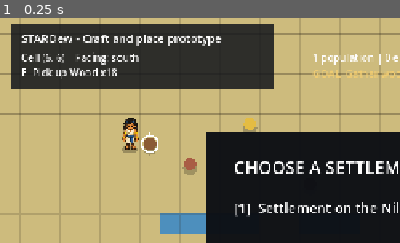
Above: before the commit, frame 1.
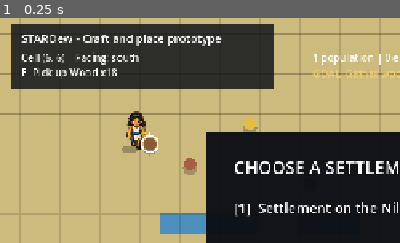
Above: after the commit, the same moment.

Repository: danisanchezcrespo/stardew
Game: Godot game, scene res://main.tscn
Two runs of this game, one before a commit and one after it. Both use one fixed random seed, a clock stepped at 60 frames per second and the inputs below.
Inputs:
- Up to frame 1 (0.25 s): no input
The pictures show only the part of the screen within x 0-50%, y 1-51%; the shares and areas given below are measured in that part.

The runs differ from the first frame. In frame 1, 0.7% of the frame differs, in the area x 30-37%, y 41-59%.

Commit message:
Upgrade hero to eight-frame walk cycle

Diff:
--- a/godot/player/player_controller.gd
+++ b/godot/player/player_controller.gd
@@ -2,10 +2,13 @@
 extends CharacterBody2D
 
 const InputDefaultsType = preload("res://input/input_defaults.gd")
-const CHARACTER_TEXTURE = preload("res://assets/generated/character/egyptian_worker_sheet.png")
+const CHARACTER_TEXTURE = preload("res://assets/generated/character/egyptian_worker_8frame_sheet.png")
 
 const WALK_SPEED_PX := 128.0
 const COLLISION_RADIUS_PX := 10.0
+const WALK_FRAME_COUNT := 8
+const WALK_FRAME_RATE := 8.0
+const FRAME_SIZE := Vector2(64, 80)
 
 var facing := "south"
 var movement_enabled := true
@@ -52,15 +55,18 @@
 func _draw() -> void:
 	_draw_shadow_ellipse(Vector2(0, 9), Vector2(13, 6), Color(0.0, 0.0, 0.0, 0.25))
 	var row := {"south": 0, "west": 1, "east": 2, "north": 3}.get(facing, 0) as int
-	var column := 0
-	if not velocity.is_zero_approx():
-		var walk_cycle: Array[int] = [1, 2, 3, 2]
-		column = walk_cycle[int(animation_time * 7.0) % walk_cycle.size()]
+	var column := current_animation_frame()
 	draw_texture_rect_region(
 		CHARACTER_TEXTURE,
-		Rect2(-32, -48, 64, 64),
-		Rect2(column * 64, row * 64, 64, 64)
+		Rect2(Vector2(-32, -64), FRAME_SIZE),
+		Rect2(Vector2(column * 64, row * 80), FRAME_SIZE)
 	)
+
+
+func current_animation_frame() -> int:
+	if velocity.is_zero_approx():
+		return 0
+	return int(animation_time * WALK_FRAME_RATE) % WALK_FRAME_COUNT
 
 
 func _draw_shadow_ellipse(center: Vector2, radii: Vector2, color: Color) -> void:
--- a/godot/tests/test_player_movement.gd
+++ b/godot/tests/test_player_movement.gd
@@ -25,8 +25,12 @@
 	_expect(player.facing == "south", "Equal diagonal input should resolve to vertical facing.", failures)
 	player.apply_movement_intent(Vector2.LEFT)
 	_expect(player.facing == "west", "Horizontal input should update facing.", failures)
+	player.animation_time = 0.875
+	_expect(player.current_animation_frame() == 7, "Walking should use all eight animation frames.", failures)
 	player.apply_movement_intent(Vector2.ZERO)
 	_expect(player.facing == "west", "Stopping should retain the last facing direction.", failures)
+	player.velocity = Vector2.ZERO
+	_expect(player.current_animation_frame() == 0, "An idle player should hold the first frame.", failures)
 	player.queue_free()
 
 
Binary file added: godot/assets/generated/character/egyptian_worker_8frame_sheet.png
Not shown, added: godot/assets/generated/character/egyptian_worker_8frame_sheet.png.import
Binary file added: godot/assets/generated/character/egyptian_worker_8frame_source.png
Not shown, added: godot/assets/generated/character/egyptian_worker_8frame_source.png.import
Binary file added: godot/assets/generated/character/egyptian_worker_8frame_transparent.png
Not shown, added: godot/assets/generated/character/egyptian_worker_8frame_transparent.png.import
Not shown, added: tools/process_character_walk_sheet.py
